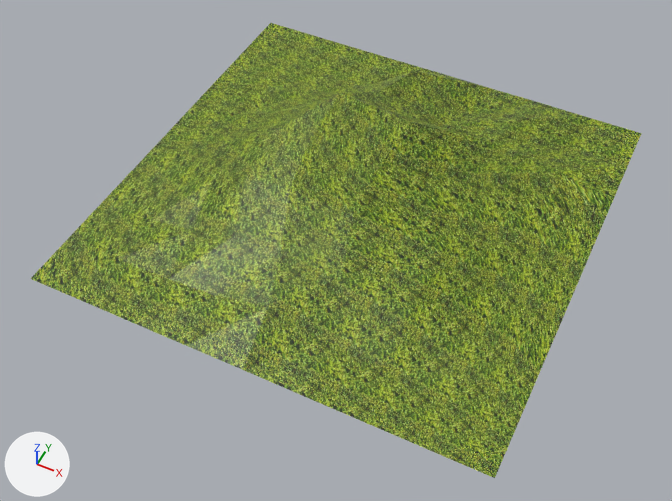
Renders of the Blender file 3d/island.blend from each side of a commit.
Both versions are drawn from a camera (50 mm lens) standing at (3.02, -6.58, 7.27) and looking at (0.08, -0.7, -0.08). Lighting does not change. The marker at lower left points along +X, +Y and +Z. The first picture is the older version.
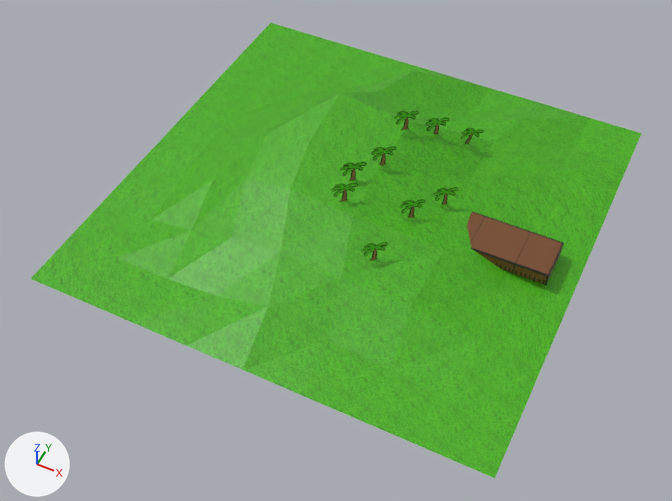
What differs and where, as boxes (x1, y1, x2, y2) in the pictures (672 x 501 px):
'Plane', surface changed
    both: (31, 23, 642, 478)
'Pier', added (brown)
    after: (467, 211, 564, 285)
'Bush.003', added
    after: (332, 183, 358, 202)
'Bush.004', added
    after: (341, 162, 366, 181)
'Bush.005', added
    after: (371, 146, 396, 165)
'Bush.008', added
    after: (394, 111, 419, 130)
'Bush.002', added
    after: (362, 242, 388, 261)
'Bush.001', added
    after: (400, 199, 425, 217)
'Bush', added
    after: (434, 187, 458, 204)
'Bush.006', added
    after: (425, 118, 449, 134)
'Bush.007', added
    after: (461, 128, 484, 143)

What changed in the scene script:
```text
Add img_grass2_png:
    img_grass2_png = load_image('grass2.png', 'grass2.png', 1024, 1024, 'sRGB')
Add img_palm_png:
    img_palm_png = load_image('palm.png', 'palm.png', 174, 171, 'sRGB')
Add img_pier_png:
    img_pier_png = load_image('pier.png', 'pier.png', 512, 512, 'sRGB')
Change mat_material:
    mat_material.texture: img_grass_jpg -> img_grass2_png
Add mat_bush:
    mat_bush = bpy.data.materials.new('Bush')
    # colours: black #000000, white #ffffff
    # uses the picture img_palm_png
Add mat_material_001:
    mat_material_001 = principled_material('Material.001')
    mat_material_001.texture = img_pier_png
Add me_plane_002:
    me_plane_002.from_pydata(...)  # 4 vertices, 1 face; spans x -0.05..0.05, y -0.05..0.05, z 0.0
    me_plane_002.materials.append(mat_bush)
Add me_cube:
    me_cube.from_pydata(...)  # 16 vertices, 14 faces; spans x -0.406..0.6, y -0.25..0.25, z 0.111..0.25
    me_cube.materials.append(mat_material_001)  # picture img_pier_png
Add ob_bush_008:
    ob_bush_008 = bpy.data.objects.new('Bush.008', me_plane_002)
    ob_bush_008.location = (0.3, 0.51, 0.88)
    ob_bush_008.rotation_euler = (1.571, 0.0, 0.785)  # degrees (90, 0, 45)
    ob_bush_008.scale = (3.0, 3.0, 3.0)
Add ob_bush_007:
    ob_bush_007 = bpy.data.objects.new('Bush.007', me_plane_002)
    ob_bush_007.location = (0.89, 0.93, 0.56)
    ob_bush_007.rotation_euler = (1.706, 0.222, 0.788)  # degrees (98, 13, 45)
    ob_bush_007.scale = (3.0, 3.0, 3.0)
Add ob_bush_006:
    ob_bush_006 = bpy.data.objects.new('Bush.006', me_plane_002)
    ob_bush_006.location = (0.57, 0.73, 0.73)
    ob_bush_006.rotation_euler = (1.571, 0.0, 0.785)  # degrees (90, 0, 45)
    ob_bush_006.scale = (3.0, 3.0, 3.0)
Add ob_bush_005:
    ob_bush_005 = bpy.data.objects.new('Bush.005', me_plane_002)
    ob_bush_005.location = (0.26, 0.01, 0.77)
    ob_bush_005.rotation_euler = (1.571, 0.0, 0.785)  # degrees (90, 0, 45)
    ob_bush_005.scale = (3.0, 3.0, 3.0)
Add ob_bush_004:
    ob_bush_004 = bpy.data.objects.new('Bush.004', me_plane_002)
    ob_bush_004.location = (0.08, -0.32, 0.75)
    ob_bush_004.rotation_euler = (1.571, 0.0, 0.785)  # degrees (90, 0, 45)
    ob_bush_004.scale = (3.0, 3.0, 3.0)
Add ob_bush_003:
    ob_bush_003 = bpy.data.objects.new('Bush.003', me_plane_002)
    ob_bush_003.location = (0.12, -0.59, 0.71)
    ob_bush_003.rotation_euler = (1.571, 0.0, 0.785)  # degrees (90, 0, 45)
    ob_bush_003.scale = (3.0, 3.0, 3.0)
Add ob_bush_002:
    ob_bush_002 = bpy.data.objects.new('Bush.002', me_plane_002)
    ob_bush_002.location = (0.64, -0.98, 0.47)
    ob_bush_002.rotation_euler = (1.571, 0.0, 0.785)  # degrees (90, 0, 45)
    ob_bush_002.scale = (3.0, 3.0, 3.0)
Add ob_bush_001:
    ob_bush_001 = bpy.data.objects.new('Bush.001', me_plane_002)
    ob_bush_001.location = (0.75, -0.33, 0.53)
    ob_bush_001.rotation_euler = (1.571, 0.0, 0.785)  # degrees (90, 0, 45)
    ob_bush_001.scale = (3.0, 3.0, 3.0)
Add ob_bush:
    ob_bush = bpy.data.objects.new('Bush', me_plane_002)
    ob_bush.location = (0.97, 0.05, 0.46)
    ob_bush.rotation_euler = (1.571, 0.0, 0.785)  # degrees (90, 0, 45)
    ob_bush.scale = (3.0, 3.0, 3.0)
Add ob_pier:
    ob_pier = bpy.data.objects.new('Pier', me_cube)
    ob_pier.location = (1.64, -0.08, 0.0)
```
